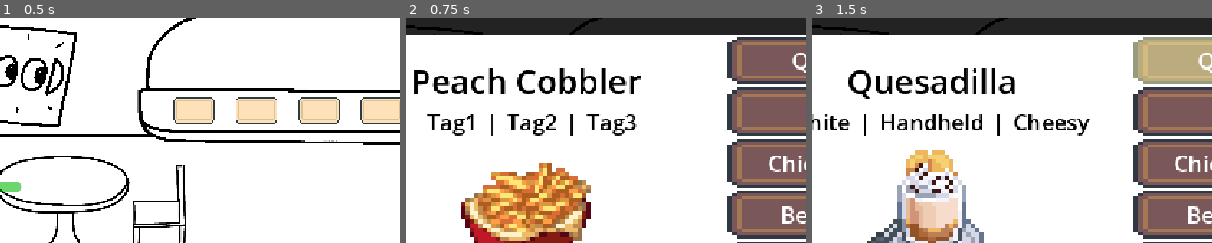
Above: before the commit, frames 1-3 (left to right).
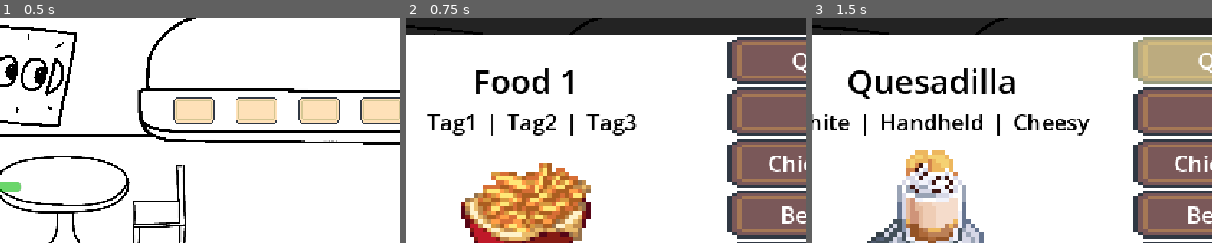
Above: after the commit, the same moments.

Repository: Midcul/what-do-you-want
Game: Godot game, scene res://scenes/level.tscn
Same seed, same stepped clock (60 frames per second), same inputs: the game is played once before the commit and once after it.
Inputs (mouse positions are % of the whole screen's width and height, from its top left):
- Up to frame 1 (0.5 s): no input
- Up to frame 2 (0.75 s): click (95, 7) at 0.5 s
- Up to frame 3 (1.5 s): click "Quesadilla" at 1.25 s
The pictures show only the part of the screen within x 10-60%, y 0-50%; the shares and areas given below are measured in that part.

Frame 1 is identical in both runs. In frame 2, 3.2% of the frame differs, in the area x 2-59%, y 22-34%; in frame 3, nothing differs.
Error before the commit: Invalid access to property or key 'Peach Cobbler' on a base object of type 'Dictionary'. (res://scenes/tablet.gd:47)

Commit message:
Title Screen and Pause Menu Implemented
A barebones Title Screen with a placeholder title and logo for art, and Pause Menu with Resume, Restart, Quit buttons and a Volume Slider. A signal was added to the player character for the Pause Menu element to show when requested along with pausing the game.

Diff:
--- /dev/null
+++ b/scenes/PauseUI.tscn
@@ -0,0 +1,104 @@
+[gd_scene format=3 uid="uid://bg4amgx238vg8"]
+
+[ext_resource type="Script" uid="uid://cxgynsw87dyl" path="res://scenes/pause_ui.gd" id="1_qunyi"]
+
+[node name="PauseUI" type="CanvasLayer" unique_id=1897717807]
+process_mode = 2
+script = ExtResource("1_qunyi")
+
+[node name="PauseUIControl" type="Control" parent="." unique_id=1564448236]
+layout_mode = 3
+anchors_preset = 15
+anchor_right = 1.0
+anchor_bottom = 1.0
+grow_horizontal = 2
+grow_vertical = 2
+metadata/_edit_group_ = true
+
+[node name="PauseBG" type="ColorRect" parent="PauseUIControl" unique_id=200078880]
+layout_mode = 1
+anchors_preset = 15
+anchor_right = 1.0
+anchor_bottom = 1.0
+grow_horizontal = 2
+grow_vertical = 2
+color = Color(0.050980393, 0.10980392, 0.14901961, 0.49019608)
+
+[node name="PauseUILabel" type="Label" parent="PauseUIControl" unique_id=395427879]
+layout_mode = 1
+anchors_preset = 5
+anchor_left = 0.5
+anchor_right = 0.5
+offset_left = -139.0
+offset_top = 30.0
+offset_right = 139.0
+offset_bottom = 129.0
+grow_horizontal = 2
+pivot_offset_ratio = Vector2(0.5, 0)
+theme_override_constants/outline_size = 10
+theme_override_font_sizes/font_size = 72
+text = "PAUSED"
+horizontal_alignment = 1
+
+[node name="PauseUIButtonControl" type="Control" parent="PauseUIControl" unique_id=2027292229]
+layout_mode = 1
+anchors_preset = 14
+anchor_top = 0.5
+anchor_right = 1.0
+anchor_bottom = 0.5
+offset_top = -120.0
+offset_bottom = 150.0
+grow_horizontal = 2
+grow_vertical = 2
+pivot_offset_ratio = Vector2(0.5, 0.5)
+
+[node name="PauseUIButtonContainer" type="SplitContainer" parent="PauseUIControl/PauseUIButtonControl" unique_id=1185330387]
+layout_mode = 1
+anchors_preset = -1
+anchor_left = 0.4
+anchor_right = 0.6
+anchor_bottom = 1.0
+grow_horizontal = 2
+grow_vertical = 2
+pivot_offset_ratio = Vector2(0.5, 0.5)
+offset_transform_visual_only = false
+split_offsets = PackedInt32Array(0, 0, 0)
+dragging_enabled = false
+vertical = true
+metadata/_edit_group_ = true
+
+[node name="PauseResumeButton" type="Button" parent="PauseUIControl/PauseUIButtonControl/PauseUIButtonContainer" unique_id=1055562108]
+custom_minimum_size = Vector2(150, 0)
+layout_mode = 2
+size_flags_vertical = 3
+text = "Resume"
+
+[node name="PauseRestartButton" type="Button" parent="PauseUIControl/PauseUIButtonControl/PauseUIButtonContainer" unique_id=514488650]
+custom_minimum_size = Vector2(150, 0)
+layout_mode = 2
+size_flags_vertical = 3
+text = "Restart"
+
+[node name="PauseQuitButton" type="Button" parent="PauseUIControl/PauseUIButtonControl/PauseUIButtonContainer" unique_id=1951219462]
+custom_minimum_size = Vector2(150, 0)
+layout_mode = 2
+size_flags_vertical = 3
+text = "Quit"
+
+[node name="PauseVolumeControl" type="VSplitContainer" parent="PauseUIControl/PauseUIButtonControl/PauseUIButtonContainer" unique_id=1130656085]
+layout_mode = 2
+size_flags_vertical = 3
+dragging_enabled = false
+
+[node name="PauseVolumeLabel" type="Label" parent="PauseUIControl/PauseUIButtonControl/PauseUIButtonContainer/PauseVolumeControl" unique_id=1653744528]
+layout_mode = 2
+size_flags_vertical = 1
+text = "Volume"
+
+[node name="PauseVolumeSlider" type="HSlider" parent="PauseUIControl/PauseUIButtonControl/PauseUIButtonContainer/PauseVolumeControl" unique_id=1883182524]
+layout_mode = 2
+
+[connection signal="pressed" from="PauseUIControl/PauseUIButtonControl/PauseUIButtonContainer/PauseResumeButton" to="." method="_on_pause_resume_button_pressed"]
+[connection signal="pressed" from="PauseUIControl/PauseUIButtonControl/PauseUIButtonContainer/PauseRestartButton" to="." method="_on_pause_restart_button_pressed"]
+[connection signal="pressed" from="PauseUIControl/PauseUIButtonControl/PauseUIButtonContainer/PauseQuitButton" to="." method="_on_pause_quit_button_pressed"]
+[connection signal="value_changed" from="PauseUIControl/PauseUIButtonControl/PauseUIButtonContainer/PauseVolumeControl/PauseVolumeSlider" to="." method="_on_pause_volume_slider_value_changed"]
--- /dev/null
+++ b/scenes/TitleScreen.tscn
@@ -0,0 +1,7 @@
+[gd_scene format=3 uid="uid://nx7iuqmpopd2"]
+
+[ext_resource type="PackedScene" uid="uid://cnou7fieyp0al" path="res://scenes/TitleScreenUI.tscn" id="1_qyuap"]
+
+[node name="TitleScreen" type="Node2D" unique_id=2113635867]
+
+[node name="TitleScreen" parent="." unique_id=977136680 instance=ExtResource("1_qyuap")]
--- /dev/null
+++ b/scenes/TitleScreenUI.tscn
@@ -0,0 +1,92 @@
+[gd_scene format=3 uid="uid://cnou7fieyp0al"]
+
+[ext_resource type="Script" uid="uid://c13h87bydl1du" path="res://scenes/title_screen_ui.gd" id="1_c1yp6"]
+[ext_resource type="Texture2D" uid="uid://byoh1ua1soea" path="res://icon.svg" id="1_kpeos"]
+
+[node name="TitleScreen" type="CanvasLayer" unique_id=977136680]
+script = ExtResource("1_c1yp6")
+
+[node name="TitleLeftSideControl" type="SplitContainer" parent="." unique_id=1431284913]
+clip_contents = true
+anchors_preset = -1
+anchor_right = 0.5
+anchor_bottom = 1.0
+dragging_enabled = false
+vertical = true
+
+[node name="TitleControl" type="Control" parent="TitleLeftSideControl" unique_id=1204887594]
+custom_minimum_size = Vector2(0, 250)
+layout_mode = 2
+size_flags_horizontal = 3
+
+[node name="TitleLabel" type="Label" parent="TitleLeftSideControl/TitleControl" unique_id=1018375739]
+layout_mode = 1
+anchors_preset = 15
+anchor_right = 1.0
+anchor_bottom = 1.0
+grow_horizontal = 2
+grow_vertical = 2
+theme_override_font_sizes/font_size = 48
+text = "[GAME TITLE]"
+horizontal_alignment = 1
+vertical_alignment = 1
+metadata/_edit_group_ = true
+
+[node name="TitleTexturePlaceholder" type="TextureRect" parent="TitleLeftSideControl/TitleControl" unique_id=1668769803]
+layout_mode = 1
+anchors_preset = 15
+anchor_right = 1.0
+anchor_bottom = 1.0
+grow_horizontal = 2
+grow_vertical = 2
+metadata/_edit_group_ = true
+
+[node name="TitleButtonsControl" type="SplitContainer" parent="TitleLeftSideControl" unique_id=114646515]
+custom_minimum_size = Vector2(250, 250)
+layout_mode = 2
+size_flags_horizontal = 4
+size_flags_vertical = 4
+offset_transform_enabled = true
+dragging_enabled = false
+vertical = true
+metadata/_edit_group_ = true
+
+[node name="TitlePlayButton" type="Button" parent="TitleLeftSideControl/TitleButtonsControl" unique_id=834965464]
+custom_minimum_size = Vector2(0, 100)
+layout_mode = 2
+size_flags_vertical = 3
+theme_override_font_sizes/font_size = 32
+text = "PLAY"
+metadata/_edit_group_ = true
+
+[node name="TitleQuitButton" type="Button" parent="TitleLeftSideControl/TitleButtonsControl" unique_id=592572390]
+custom_minimum_size = Vector2(0, 100)
+layout_mode = 2
+size_flags_vertical = 3
+theme_override_font_sizes/font_size = 32
+text = "QUIT
+"
+metadata/_edit_group_ = true
+
+[node name="TitleRightSideControl" type="Control" parent="." unique_id=391314795]
+layout_mode = 3
+anchor_left = 0.5
+anchor_right = 1.0
+anchor_bottom = 1.0
+grow_horizontal = 0
+pivot_offset_ratio = Vector2(1, 0)
+
+[node name="TitlePortraitPlaceholder" type="TextureRect" parent="TitleRightSideControl" unique_id=238943336]
+layout_mode = 1
+anchors_preset = 8
+anchor_left = 0.5
+anchor_top = 0.5
+anchor_right = 0.5
+anchor_bottom = 0.5
+grow_horizontal = 2
+grow_vertical = 2
+texture = ExtResource("1_kpeos")
+metadata/_edit_group_ = true
+
+[connection signal="pressed" from="TitleLeftSideControl/TitleButtonsControl/TitlePlayButton" to="." method="_on_title_play_button_pressed"]
+[connection signal="pressed" from="TitleLeftSideControl/TitleButtonsControl/TitleQuitButton" to="." method="_on_title_quit_button_pressed"]
--- a/scenes/level.tscn
+++ b/scenes/level.tscn
@@ -6,6 +6,7 @@
 [ext_resource type="PackedScene" uid="uid://dbbu2jai85r2e" path="res://scenes/tablet.tscn" id="3_w8frs"]
 [ext_resource type="Texture2D" uid="uid://dl345ugvmi3us" path="res://art/ui/button_white.png" id="5_2r41h"]
 [ext_resource type="PackedScene" uid="uid://cfhia44io63sm" path="res://scenes/player.tscn" id="5_ppgk2"]
+[ext_resource type="PackedScene" uid="uid://bg4amgx238vg8" path="res://scenes/PauseUI.tscn" id="7_klq6b"]
 
 [sub_resource type="RectangleShape2D" id="RectangleShape2D_7i7tk"]
 size = Vector2(52, 27)
@@ -217,4 +218,7 @@
 position = Vector2(-9.5, 326.5)
 shape = SubResource("RectangleShape2D_hw7d2")
 
+[node name="PauseUI" parent="." unique_id=1897717807 instance=ExtResource("7_klq6b")]
+
 [connection signal="pressed" from="Tablet_Button" to="." method="_on_tablet_pressed"]
+[connection signal="pause_request" from="Player" to="PauseUI" method="_on_player_pause_request"]
--- /dev/null
+++ b/scenes/pause_ui.gd
@@ -0,0 +1,47 @@
+#Pause Menu
+#Initialisation
+extends CanvasLayer
+
+#Gets the Audio Bus in order to adjust volume.
+var volume = AudioServer.get_bus_index("Master")
+
+#Pause Menu Functions
+#Resume the game.
+func UnPause():
+	get_tree().paused = false
+	hide()
+
+#Restart the game.
+func Restart():
+	get_tree().paused = false
+	get_tree().change_scene_to_file("res://scenes/level.tscn")
+
+#Quit the game back to the title screen.
+func Quit():
+	get_tree().paused = false
+	get_tree().change_scene_to_file("res://scenes/TitleScreen.tscn")
+
+#Pause Menu Buttons
+#Volume Slider - Convert slider value to dB equivalent before applying for new volume.
+func _on_pause_volume_slider_value_changed(value: float):
+	AudioServer.set_bus_volume_db(volume,linear_to_db(value))
+
+#Resume Button
+func _on_pause_resume_button_pressed() -> void:
+	UnPause()
+
+#Restart Button
+func _on_pause_restart_button_pressed() -> void:
+	Restart()
+
+#Quit Button
+func _on_pause_quit_button_pressed():
+	Quit()
+
+#Startup Functionality
+func _ready():
+	hide() #Pause menu is hidden on startup.
+
+#Reciving Pause Signal
+func _on_player_pause_request():
+	show()
--- a/scenes/player.gd
+++ b/scenes/player.gd
@@ -1,8 +1,14 @@
 extends CharacterBody2D
 signal place_food(food, tray)
+signal pause_request()
 
 @export var speed: float = 400.0
 var curr_food
+
+func _pausecheck():
+	if Input.is_action_just_pressed("ui_cancel"):
+		emit_signal("pause_request")
+		get_tree().paused = true
 
 func _physics_process(delta: float) -> void:
 	var input_direction = Input.get_vector("ui_left", "ui_right", "ui_up", "ui_down")
@@ -38,3 +44,7 @@
 func drop_item() -> void:
 	%Held_Item.texture = null
 	curr_food = null
+
+#Runtime Functionality
+func _process(delta):
+	_pausecheck()
--- a/scenes/tablet.gd
+++ b/scenes/tablet.gd
@@ -7,7 +7,6 @@
 func _ready() -> void:
 	clear_menu()
 	load_menu()
-	get_menu_data(%Menu_Options.get_child(0), "Peach Cobbler")
 
 func hide_tablet() -> void:
 	%Canvas.hide()
--- /dev/null
+++ b/scenes/title_screen_ui.gd
@@ -0,0 +1,16 @@
+extends CanvasLayer
+
+#Title Screen Functions
+#Switch from Title Screen to Main Game Scene.
+func SwitchToGame():
+	get_tree().change_scene_to_file("res://scenes/level.tscn")
+
+#Individual Button Functions
+
+#Title Screen Quit Button - Quits the Game.
+func _on_title_quit_button_pressed():
+	get_tree().quit()
+
+#Title Screen Play Button - Starts the Game.
+func _on_title_play_button_pressed():
+	SwitchToGame()
Not shown, added: scenes/pause_ui.gd.uid
Not shown, added: scenes/title_screen_ui.gd.uid
